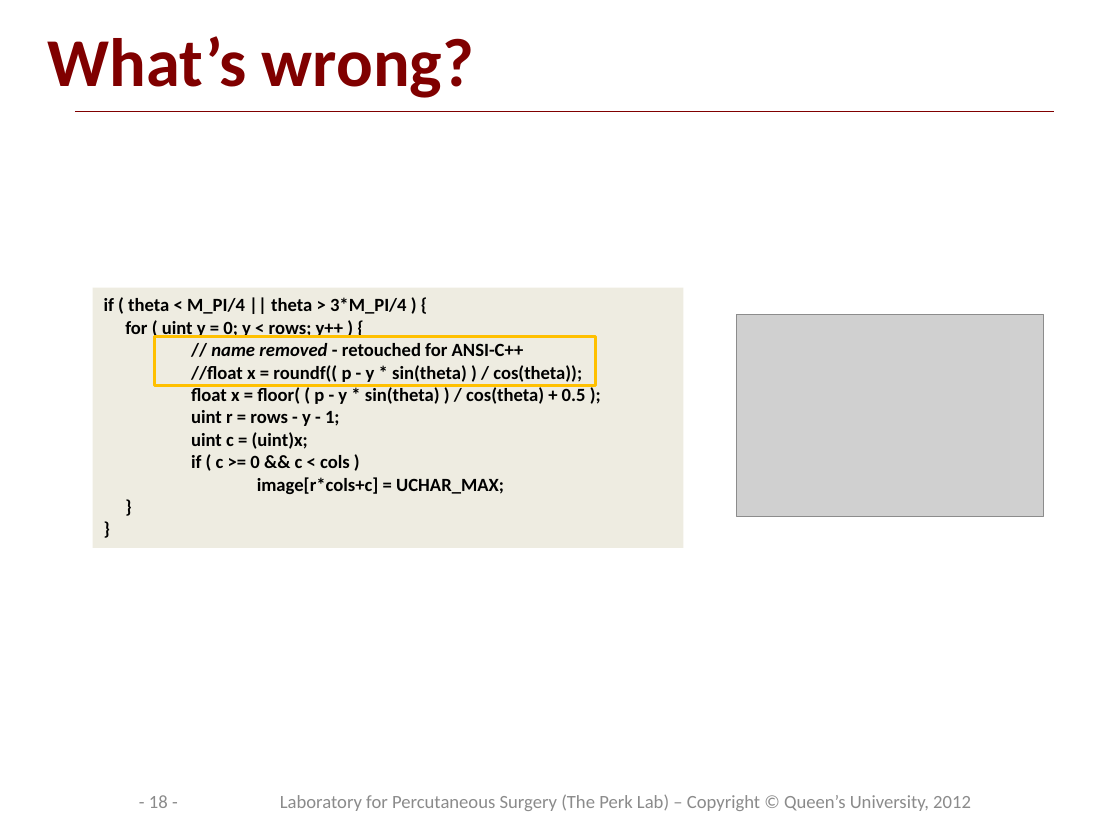
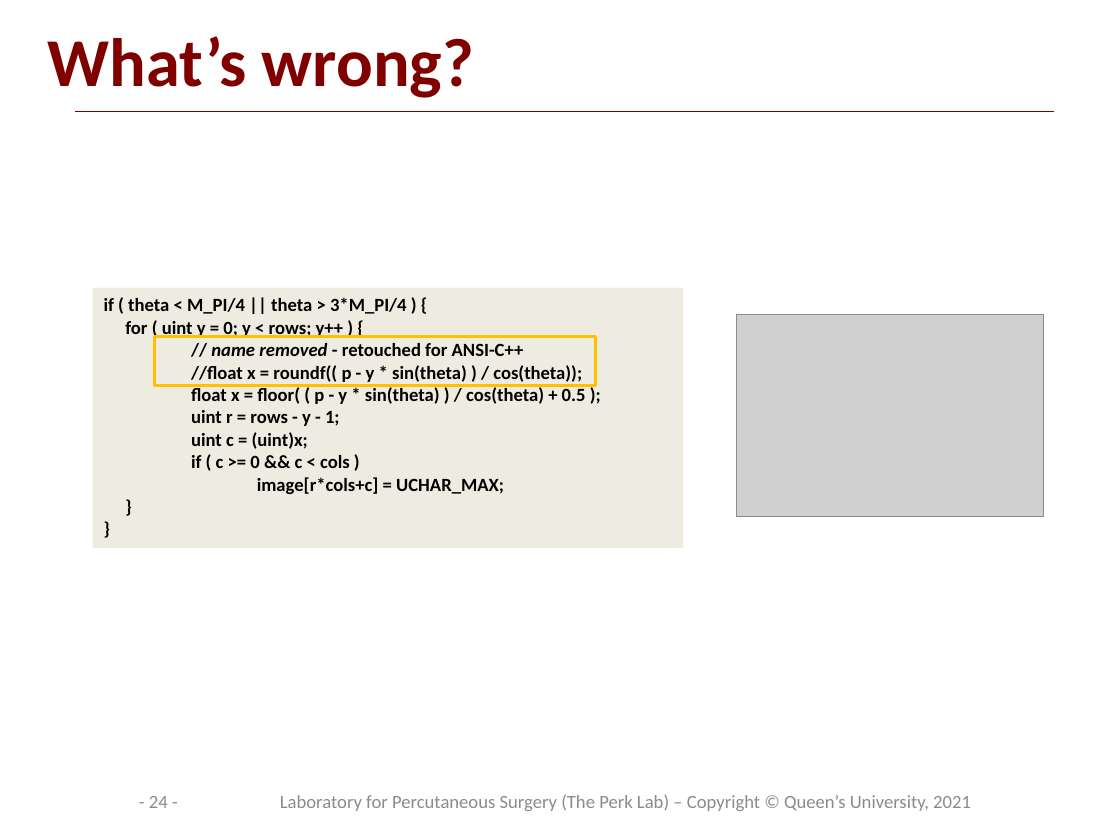
Before and after one commit to PerkLab/PerkLabBootcamp, a slide deck: slide 24 of Doc/day3_1_WritingCorrectAndUnderstandableCode.pptx (slide 18 before the commit). Drawn at 1120x840 pixels with LibreOffice and Linux fonts; fonts in the diff are those of the drawing; grey boxes stand for pictures; background and template pictures are left out. Boxes give left, top, right and bottom in pixels: in the first picture for what was removed or moved away, otherwise in the second. Text is boxed around its words. In the diff, an @@ line names an element or a change of style, - is before the commit and + after.

```diff
--- a/Doc/day3_1_WritingCorrectAndUnderstandableCode.pptx
+++ b/Doc/day3_1_WritingCorrectAndUnderstandableCode.pptx
@@ page number at (x1=149, y1=796, x2=168, y2=808): text changed @@
-- 18 -
+- 24 -
@@ text at (x1=280, y1=795, x2=971, y2=811): text changed @@
-Laboratory for Percutaneous Surgery (The Perk Lab) – Copyright © Queen’s University, 2012
+Laboratory for Percutaneous Surgery (The Perk Lab) – Copyright © Queen’s University, 2021
```
Also in this commit, not shown: 20 other slides changed, 6 slides added, 2 other files.
